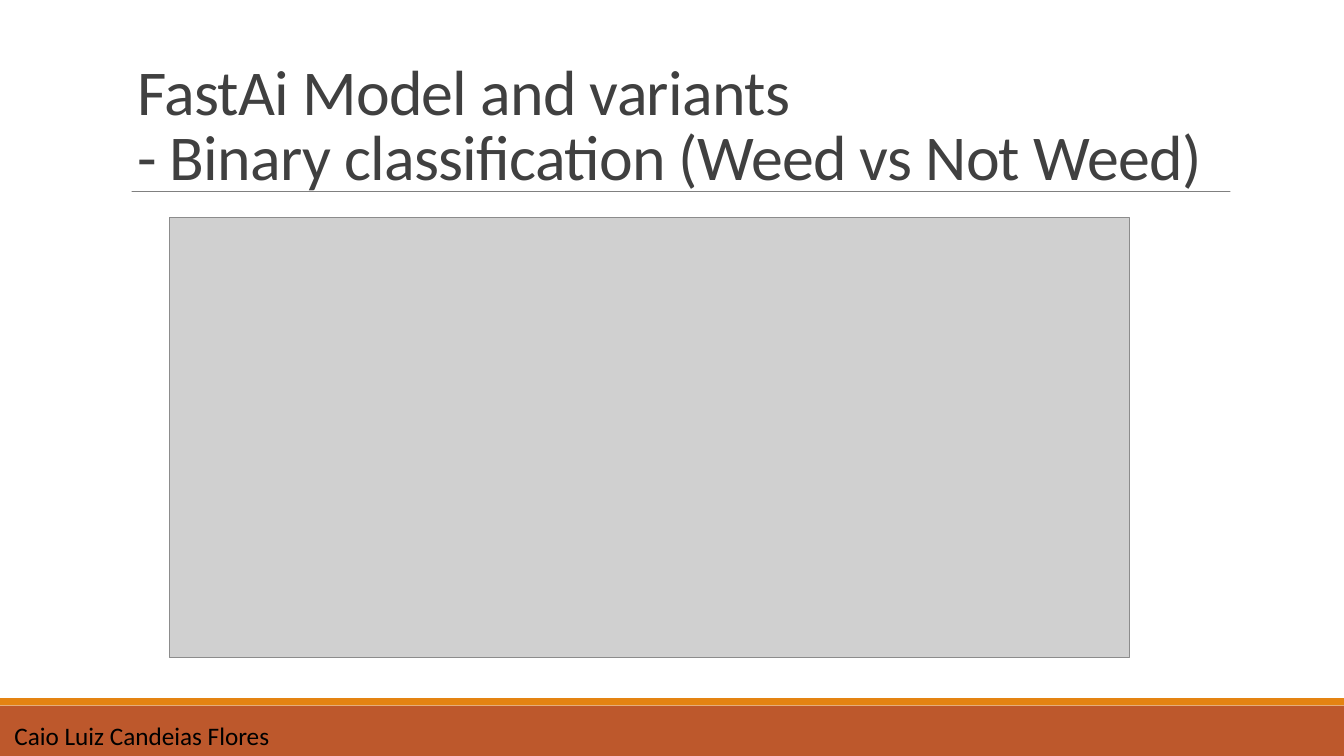
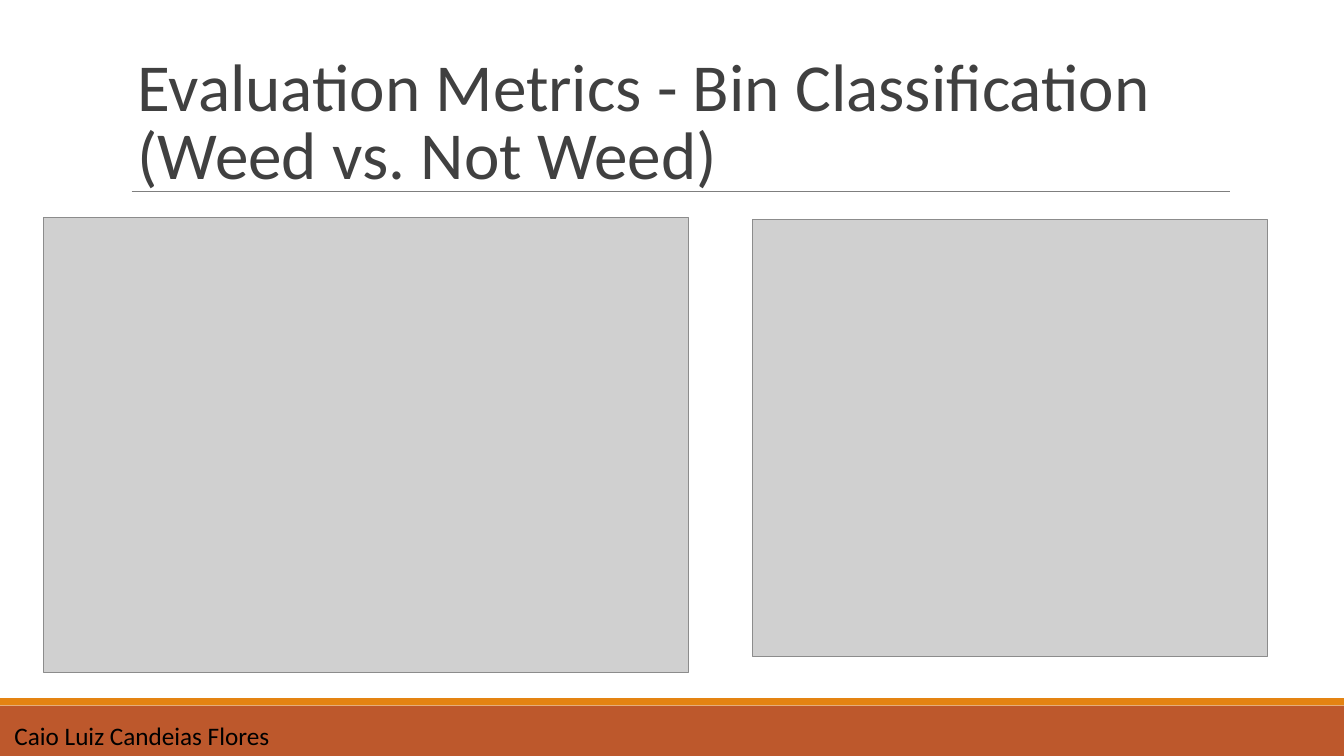
Before and after one commit to yoonsukwkd96/Autonomous_Systems_B_Lab_Group_A, a slide deck: slide 18 of final_presentation_groupA.pptx (slide 20 before the commit). Drawn at 1344x756 pixels with LibreOffice and Linux fonts; fonts in the diff are those of the drawing; grey boxes stand for pictures. Boxes give left, top, right and bottom in pixels: in the first picture for what was removed or moved away, otherwise in the second. Text is boxed around its words. In the diff, an @@ line names an element or a change of style, - is before the commit and + after.

```diff
--- a/final_presentation_groupA.pptx
+++ b/final_presentation_groupA.pptx
@@ text at <box>137,64,1149,192</box>: text changed; size 45.6 to 48 pt @@
-FastAi Model and variants
-- Binary classification (Weed vs Not Weed)
+Evaluation Metrics - Bin Classification (Weed vs. Not Weed)
@@ line (132, 192) - (1231, 192): stroke #808080 0.5 pt to #7F7F7F 0.75 pt @@
@@ picture: place and size @@
-picture at <box>169,218,1129,658</box>
+picture at <box>43,218,689,673</box>
@@ picture added at <box>753,220,1268,656</box> @@
```
Also in this commit, not shown: 12 other slides changed, 7 slides added, 11 slides removed, 2 other files.
